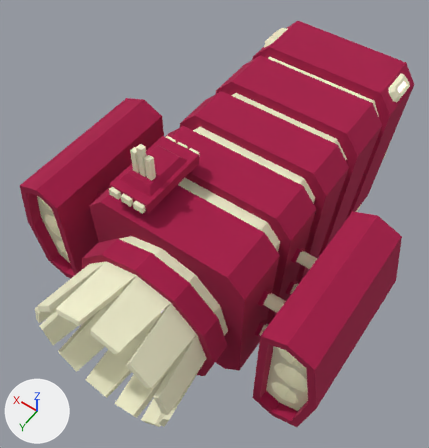
One commit to the FBX model Assets/Models/Vehicles/space-truck-final.fbx: the scene before it, then after it.
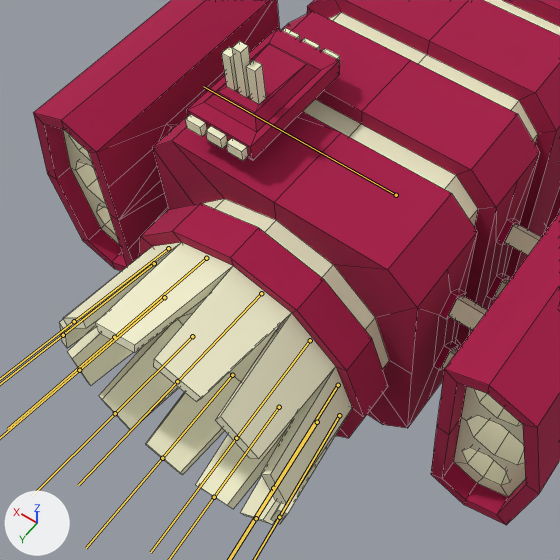
Old and new are each drawn whole from a 50 mm lens placed at (-1.9, 2.97, 4.66), pointed at (0.07, 0.2, 0.32) and again close up on the part from 0% to 77% of the width and 27% to 100% of the height. Lighting does not change. The marker at lower left points along +X, +Y and +Z. Both versions are drawn at frame 60 of the action 'SpaceTruckRig|OpenFins'; the numbers are the values there. The bones that bend it are drawn over the model as lines in the close-ups. The close-ups show mesh edges as thin lines.

The first close-up shows 'SpaceTruck'.
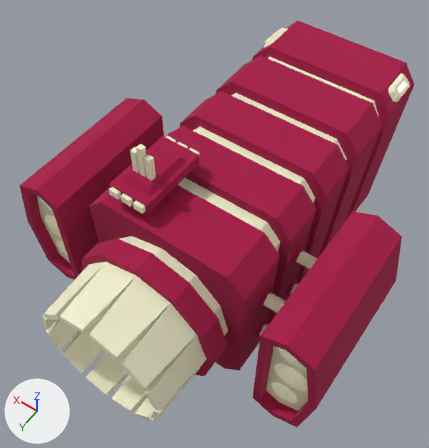
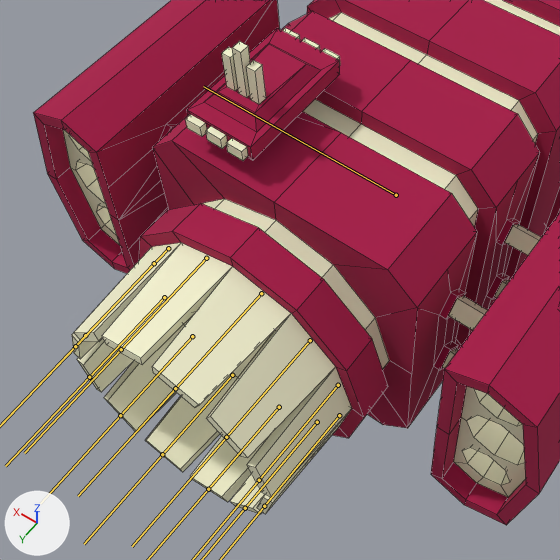
Location of each change, (x1, y1, x2, y2) in pixels of the close-ups (560 x 560 px):
'SpaceTruck', posed: (33, 0, 560, 525) in both
bone 'TopFin.L', root to tip: before (206, 258) to (114, 337); after (206, 258) to (121, 349)
bone 'TopLeftFin.L', root to tip: before (168, 248) to (74, 321); after (168, 248) to (85, 335)
bone 'MidTopFin.L', root to tip: before (154, 263) to (63, 335); after (154, 263) to (75, 346)
bone 'MidBottomFin.L', root to tip: before (164, 297) to (79, 370); after (164, 297) to (89, 377)
bone 'BottomLeftFin.L', root to tip: before (192, 336) to (115, 413); after (192, 336) to (120, 415)
bone 'BottomFin.L', root to tip: before (232, 375) to (162, 458); after (232, 375) to (162, 454)
bone 'TopFin.R', root to tip: before (261, 293) to (177, 381); after (261, 293) to (175, 388)
bone 'TopLeftFin.R', root to tip: before (310, 340) to (236, 438); after (310, 340) to (226, 437)
bone 'MidTopFin.R', root to tip: before (338, 385) to (273, 488); after (338, 385) to (259, 480)
bone 'MidBottomFin.R', root to tip: before (339, 415) to (279, 517); after (339, 415) to (264, 506)
bone 'BottomLeftFin.R', root to tip: before (317, 422) to (256, 518); after (317, 422) to (245, 508)
bone 'BottomFin.R', root to tip: before (279, 407) to (214, 497); after (279, 407) to (208, 489)

The change in detail:
Bone 'TopFin.L' (bone_topfin_l) turns from (15, 0, 0) to (6, 0, 0) degrees about its own x, y and z.
Bone 'TopLeftFin.L' (bone_topleftfin_l) turns from (15, 0, 0) to (6, 0, 0) degrees about its own x, y and z.
Bone 'MidTopFin.L' (bone_midtopfin_l) turns from (15, 0, 0) to (6, 0, 0) degrees about its own x, y and z.
Bone 'MidBottomFin.L' (bone_midbottomfin_l) turns from (0, 0, -15) to (0, 0, -6) degrees about its own x, y and z.
Bone 'BottomLeftFin.L' (bone_bottomleftfin_l) turns from (-15, 0, 0) to (-6, 0, 0) degrees about its own x, y and z.
Bone 'BottomFin.L' (bone_bottomfin_l) turns from (-15, 0, 0) to (-6, 0, 0) degrees about its own x, y and z.
Bone 'TopFin.R' (bone_topfin_r) turns from (15, 0, 0) to (6, 0, 0) degrees about its own x, y and z.
Bone 'TopLeftFin.R' (bone_topleftfin_r) turns from (15, 0, 0) to (6, 0, 0) degrees about its own x, y and z.
Bone 'MidTopFin.R' (bone_midtopfin_r) turns from (15, 0, 0) to (6, 0, 0) degrees about its own x, y and z.
Bone 'MidBottomFin.R' (bone_midbottomfin_r) turns from (0, 0, 15) to (0, 0, 6) degrees about its own x, y and z.
Bone 'BottomLeftFin.R' (bone_bottomleftfin_r) turns from (-15, 0, 0) to (-6, 0, 0) degrees about its own x, y and z.
Bone 'BottomFin.R' (bone_bottomfin_r) turns from (-15, 0, 0) to (-6, 0, 0) degrees about its own x, y and z.
